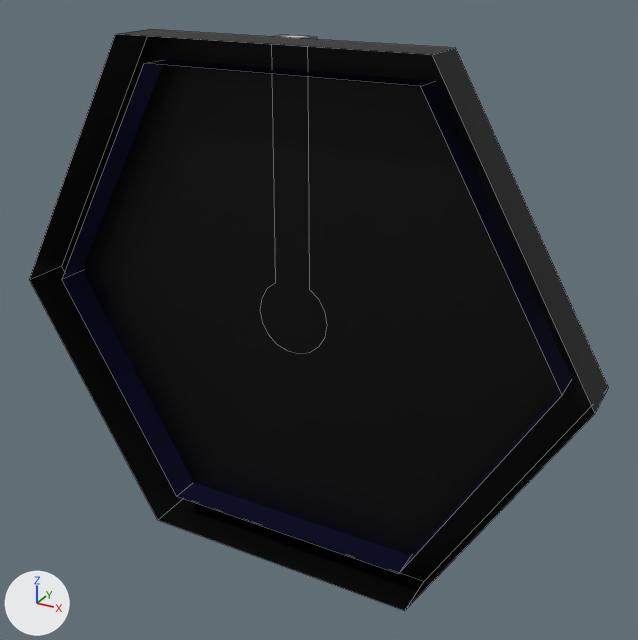
The Blender file Assets/3D Models/Minigames/Link Flow/Hexagons/Hexagons1.blend as it was, and as the next commit left it.
Both versions are drawn from a 50 mm lens placed at (0.0937, -0.1555, 0.0804), pointed at (0.0065, 0.003, 0.0011). Lighting does not change. The marker at lower left points along +X, +Y and +Z. Mesh edges are drawn as thin lines. The same objects are shown in both versions, whatever each file hides.

The scene before the commit, as lines of its bpy script (objects in view):
```python
me_cylinder_096 = bpy.data.meshes.new('Cylinder.096')
me_cylinder_096.from_pydata(...)  # 72 vertices, 38 faces; spans x -0.07..0.07, y -0.0086..0.0066, z -0.0601..0.0611
me_cylinder_096.materials.append(mat_hexagon_end_1_trail_baked_texture)
ob_cylinder_052 = bpy.data.objects.new('Cylinder.052', me_cylinder_096)
ob_cylinder_052.location = (0.0, 0.0, 0.0)
```
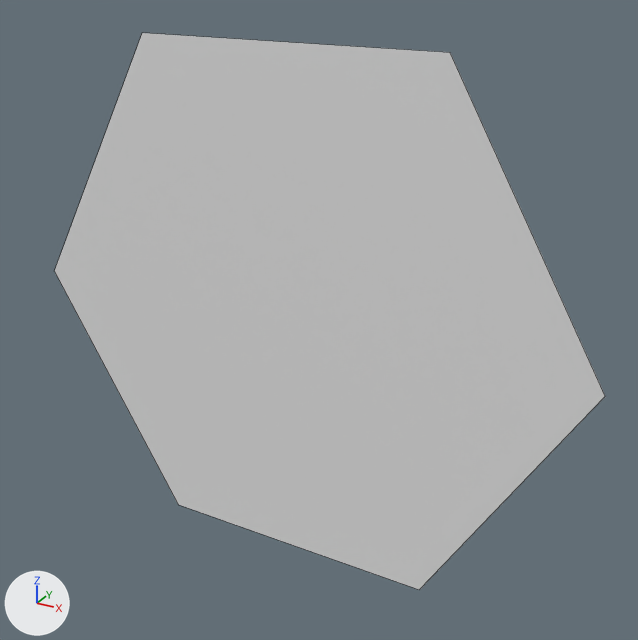
Changed parts and their boxes (x1, y1, x2, y2) in the pictures (638 x 640 px):
```json
{"object": "Cylinder.052", "change": "reshaped", "before": [29, 29, 609, 611], "after": [55, 33, 605, 590]}
{"part": 1, "of": "me_cylinder_096", "change": "rebuilt", "before": [29, 29, 609, 611], "after": [55, 33, 605, 590]}
{"part": 2, "of": "me_cylinder_096", "change": "deleted", "before": [272, 35, 317, 275]}
{"part": 3, "of": "me_cylinder_096", "change": "deleted", "before": [62, 59, 572, 574], "on screen": "black"}
```

Scene script edits in JSON lines:
```json
{"block": "me_cylinder_096", "where": "# used by ob_cylinder_052; location = (0.0, 0.0, 0.0)"}
{"op": "remove", "block": "me_cylinder_096", "code": "me_cylinder_096.from_pydata(...)  # 72 vertices, 38 faces; spans x -0.07..0.07, y -0.0086..0.0066, z -0.0601..0.0611"}
{"op": "remove", "block": "me_cylinder_096", "code": "me_cylinder_096.materials.append(mat_hexagon_end_1_trail_baked_texture)"}
{"op": "add", "block": "me_cylinder_096", "code": "me_cylinder_096.from_pydata(...)  # 6 vertices, 1 face; spans x -0.07..0.07, y 0.0, z -0.0606..0.0606"}
{"block": "me_cylinder_096", "change": "me_cylinder_096 part 1: the loose piece of 12 vertices spanning x -0.07..0.07, y -0.0086..0.0027, z -0.0601..0.0611 is rebuilt with 6 vertices and now spans x -0.07..0.07, y 0.0, z -0.0606..0.0606"}
{"block": "me_cylinder_096", "change": "me_cylinder_096 part 2: the loose piece of 14 vertices spanning x -0.0044..0.0044, y 0.0027..0.0066, z 0.008..0.0611 is deleted"}
{"block": "me_cylinder_096", "change": "me_cylinder_096 part 3: the loose piece of 12 vertices spanning x -0.0629..0.0629, y -0.0045..0.0057, z -0.054..0.055 is deleted"}
```
